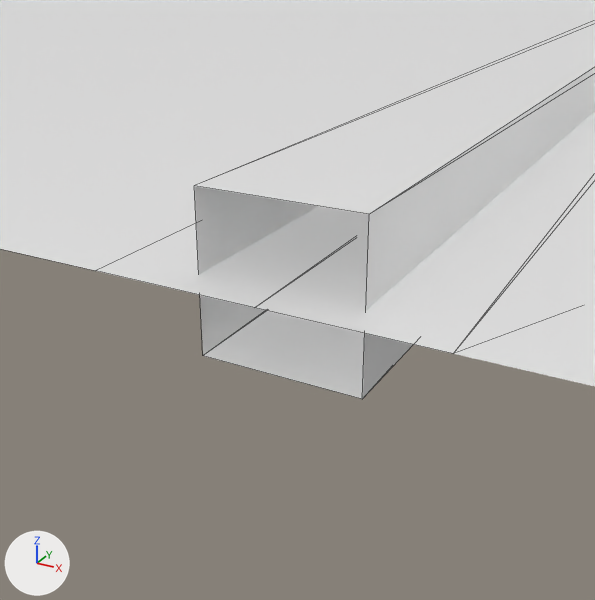
An edit to the glTF model Import/Paper/Crane/Crane_3_Correct.glb, drawn before and after from the same camera.
Rendered twice from a 50 mm camera at (0.0261, -0.5815, 0.0221) aimed at (0.0029, -0.5393, 0.001). The lights are fixed; the arrows at lower left show +X, +Y and +Z. Mesh edges are drawn as thin lines. Where no turn or scale is listed for an object, it has been applied to the vertices.

The scene before the commit, as lines of its bpy script (objects in view):
```python
me_cube_011 = bpy.data.meshes.new('Cube.011')
me_cube_011.from_pydata(...)  # 8 vertices, 8 faces; spans x -0.007..0.007, y -0.537..0.537, z -0.007..0.007
me_plane_007 = bpy.data.meshes.new('Plane.007')
me_plane_007.from_pydata(...)  # 10 vertices, 8 faces; spans x -0.54..0.54, y -0.54..0.54, z 0.0
ob_crane_crease_3_correct = bpy.data.objects.new('Crane_Crease_3_Correct', me_cube_011)
ob_crane_crease_3_correct.location = (0.0, 0.0, 0.0)
ob_crane_paper_3_correct = bpy.data.objects.new('Crane_Paper_3_Correct', me_plane_007)
ob_crane_paper_3_correct.location = (0.0, 0.0, 0.0)
```
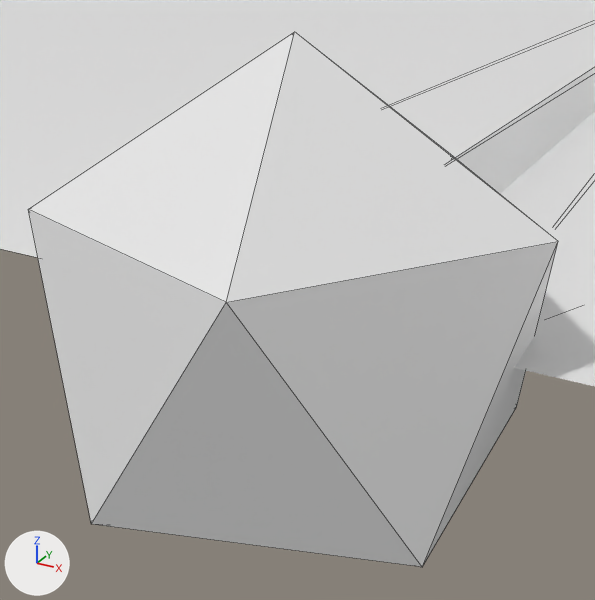
The edits, one by one:
Mesh me_icosphere_011 is new.
It is an icosphere of 20 faces spanning x -0.0155..0.0155, y -0.0148..0.0148, z -0.0174..0.0174.
Object 'Crane_CornerStart_3_Correct' (ob_crane_cornerstart_3_correct) is new; it shows me_icosphere_011.
Its location is (0.00301, -0.53975, 0.0).

Changed parts and their boxes (x1, y1, x2, y2) in the pictures (595 x 600 px):
'Crane_CornerStart_3_Correct', added: after (28, 32, 558, 567)
'Crane_Crease_3_Correct', unchanged, covered by the edit: before (194, 20, 595, 399); after (389, 20, 595, 194)
